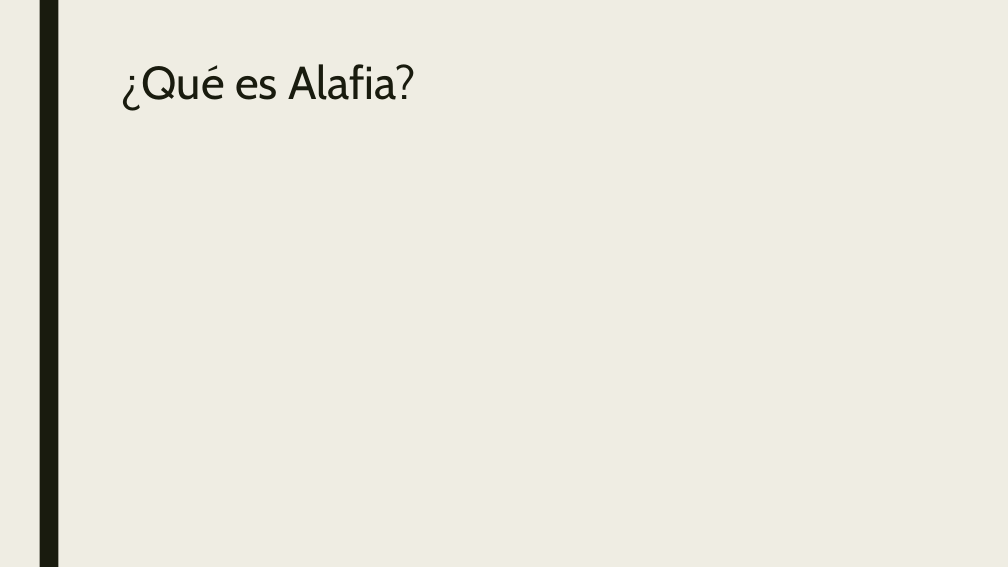
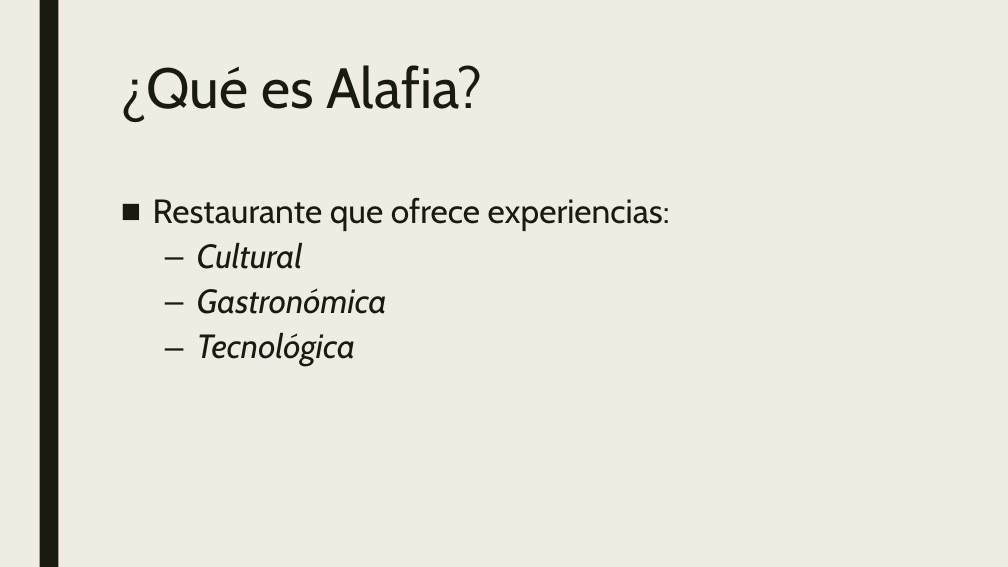
Before and after one commit to daniescorpio/Alafia, a slide deck: slide 3 of AlafiaPresentacion.pptx. Drawn at 1008x567 pixels with LibreOffice and Linux fonts; fonts in the diff are those of the drawing. Boxes give left, top, right and bottom in pixels: in the first picture for what was removed or moved away, otherwise in the second. Text is boxed around its words. In the diff, an @@ line names an element or a change of style, - is before the commit and + after.

Commit message:
presentacion

```diff
--- a/AlafiaPresentacion.pptx
+++ b/AlafiaPresentacion.pptx
@@ title "¿Qué es Alafia?" at bbox=[121, 65, 482, 121]: size 44 to 54 pt @@
@@ text added at bbox=[153, 197, 670, 366], 32 pt, text #191B0E @@
+■ Restaurante que ofrece experiencias:
+  – Cultural
+  – Gastronómica
+  – Tecnológica
```
Also in this commit, not shown: 3 other slides changed, 14 slides added, 7 slides removed.
